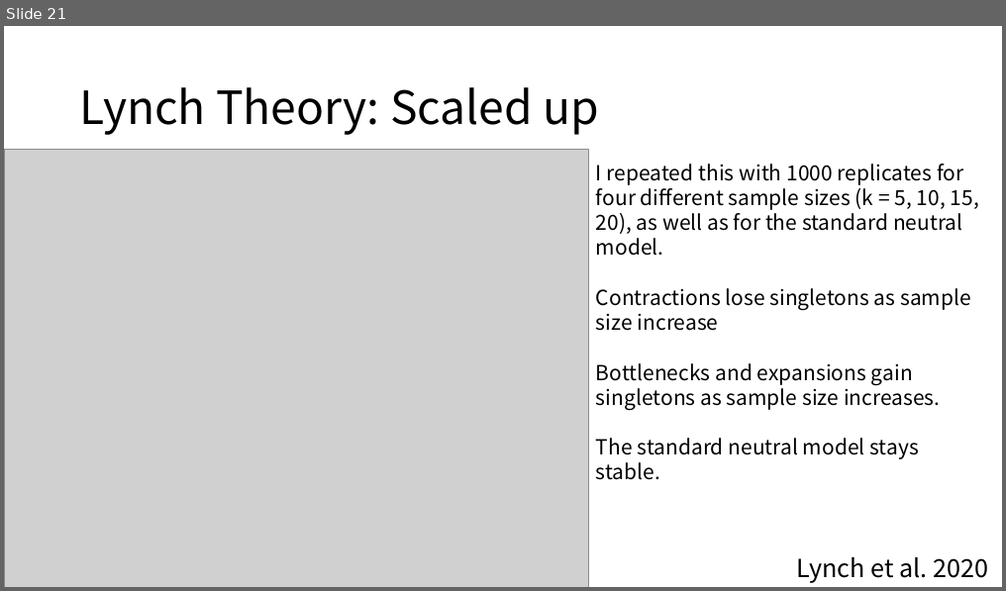
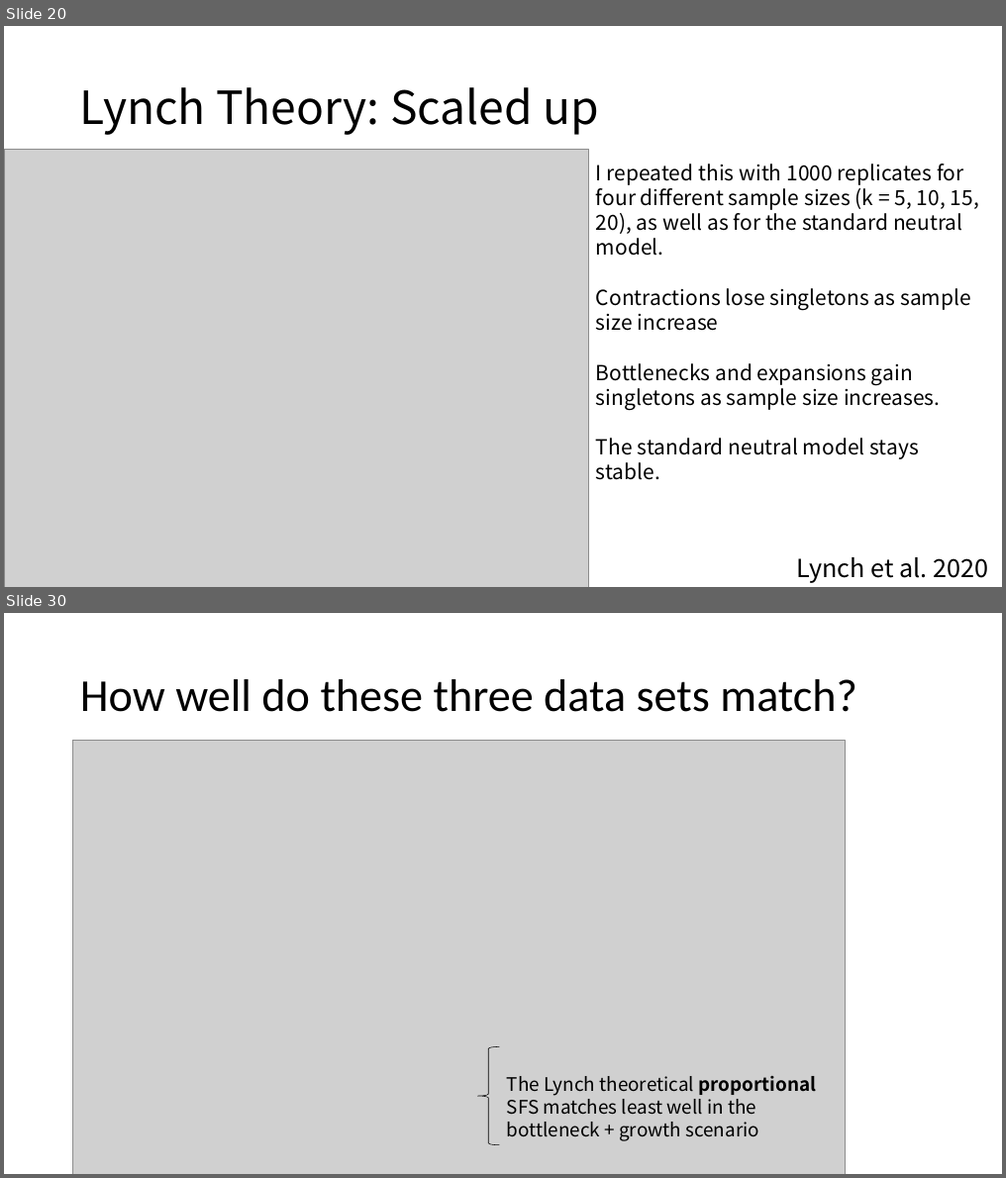
Before and after one commit to jon-mah/sample_size_demography, a slide deck: Summary/20250626_lab_meeting.pptx. Shown one above the other, each under a label of ours: slide 21 before the commit, slides 20 and 30 after it; the slides between them are not shown. The pictures are 1006x591 and 1006x1178 pixels, drawn with LibreOffice and Linux fonts; fonts in the diff are those of the drawing; grey boxes stand for pictures. Boxes give left, top, right and bottom in pixels: in the first picture for what was removed or moved away, otherwise in the second. Text is boxed around its words. In the diff, an @@ line names an element or a change of style, - is before the commit and + after.

```diff
--- a/Summary/20250626_lab_meeting.pptx
+++ b/Summary/20250626_lab_meeting.pptx
@@ slide 30 added at bbox=[4, 613, 1002, 1174], background #FFFFFF @@
@@ title added at bbox=[80, 679, 857, 712], 44 pt, text #000000 @@
+How well do these three data sets match?
@@ picture added at bbox=[73, 741, 846, 1174] @@
@@ left brace added at bbox=[478, 1048, 500, 1146], outline #000000 0.5 pt @@
@@ text added at bbox=[507, 1076, 816, 1142], 18 pt, text #000000 @@
+The Lynch theoretical proportional SFS matches least well in the bottleneck + growth scenario
@@ what was slide 21 is now slide 20 @@
```
Also in this commit, not shown: 5 slides changed, 35 other slides added, 2 slides removed, 5 other files.
